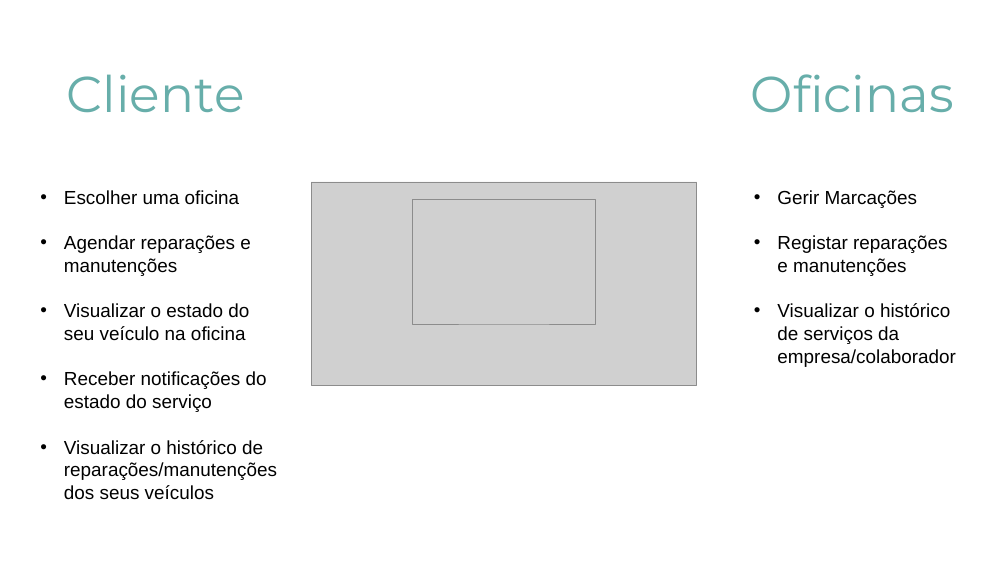
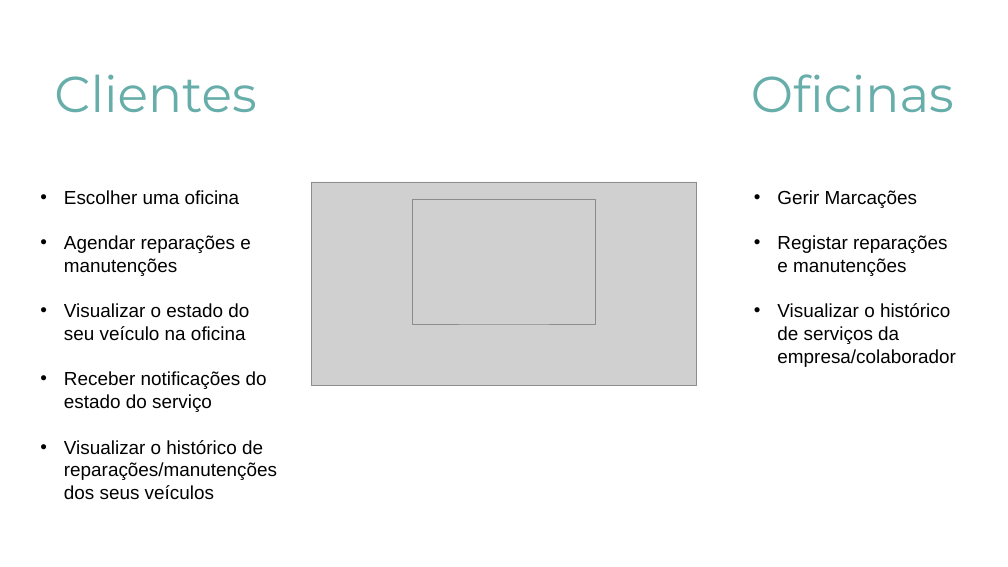
Before and after one commit to DiogoRCP/PSI_PROJETO_ADG, a slide deck: slide 4 of doc/PSI-Apresentação de Projeto Final 2.pptx. Drawn at 1008x567 pixels with LibreOffice and Linux fonts; fonts in the diff are those of the drawing; grey boxes stand for pictures. Boxes give left, top, right and bottom in pixels: in the first picture for what was removed or moved away, otherwise in the second. Text is boxed around its words. In the diff, an @@ line names an element or a change of style, - is before the commit and + after.

```diff
--- a/doc/PSI-Apresentação de Projeto Final 2.pptx
+++ b/doc/PSI-Apresentação de Projeto Final 2.pptx
@@ text at [54, 74, 256, 113]: text changed @@
-Cliente
+Clientes
```
Also in this commit, not shown: 1 other slide changed, 1 other file.
